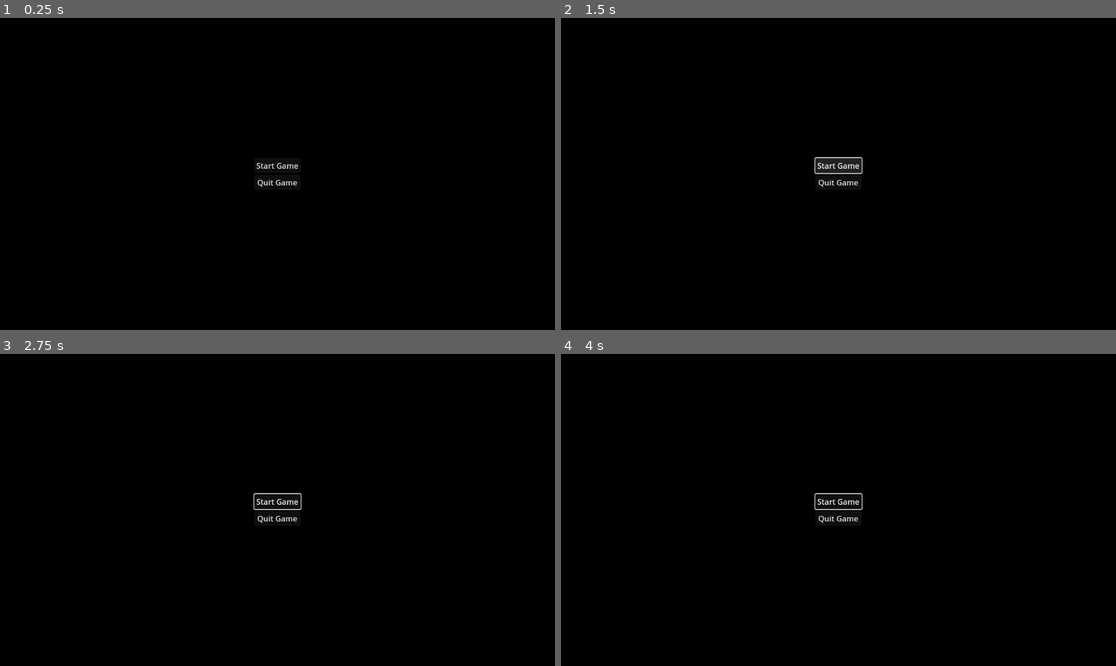
Above: before the commit, frames 1-4 (two rows, left to right).
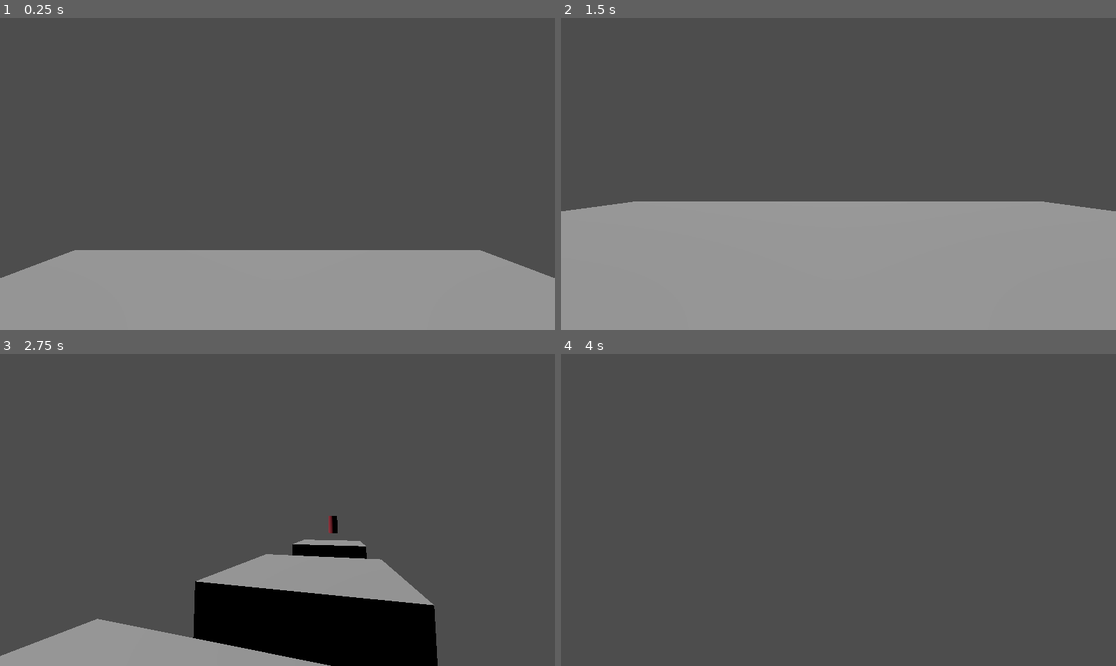
Above: after the commit, the same moments.

Repository: DudeNamedDarcy/UntitledGameJam107Game
Game: Godot game, scene res://scenes/level_two.tscn
Same seed, same stepped clock (60 frames per second), same inputs: the game is played once before the commit and once after it. The project has no main scene, so this scene is started directly.
Inputs (mouse positions are in pixels of both pictures, inside the frame that each line leads up to):
- Up to frame 1 (0.25 s): no input
- Up to frame 2 (1.5 s): click (838, 164) at 0.5 s, where only the run before the commit has a clickable "Start Game"; click (838, 164) at 1.25 s, where only the run before the commit has a clickable "Start Game"
- Up to frame 3 (2.75 s): tap Enter (ui_accept) at 2 s; move the mouse to (399, 494) at 2.02 s; hold D (move_right) from 2.03 s (still down); tap R (change_level, bound only before the commit) at 2.1 s; click (399, 494) at 2.17 s; tap Space (jump) at 2.27 s
- Up to frame 4 (4 s): move the mouse to (727, 525) at 2.77 s; release D (move_right) at 2.78 s; hold S (move_back) 2.78-3.53 s; tap R (change_level, bound only before the commit) at 2.85, 3.8 s; click (727, 525) at 2.92 s; tap Space (jump) at 3.02 s; move the mouse to (894, 441) at 3.52 s; hold D (move_right) from 3.53 s (still down); tap Shift (run) at 3.6 s; click (894, 441) at 3.67 s

The runs differ from the first frame. In frame 1, 100% of the frame differs, in the area x 0-100%, y 0-100%; in frame 2, 100%; in frame 3, 90%; in frame 4, 100%.

Commit message:
Fixed Other Levels, Basic Game Over Screen and Timer made!

Diff:
--- /dev/null
+++ b/ugj_107/game_over.gd
@@ -0,0 +1,8 @@
+extends Control
+
+func _ready():
+	Input.mouse_mode = Input.MOUSE_MODE_VISIBLE
+
+
+func _on_back_to_main_menu_pressed() -> void:
+	get_tree().change_scene_to_file("res://scenes/main_menu.tscn")
--- a/ugj_107/project.godot
+++ b/ugj_107/project.godot
@@ -50,8 +50,8 @@
 "events": [Object(InputEventKey,"resource_local_to_scene":false,"resource_name":"","device":-1,"window_id":0,"alt_press …(191 unchanged characters)…
 ]
 }
-change_level={
+pause={
 "deadzone": 0.2,
-"events": [Object(InputEventKey,"resource_local_to_scene":fa …(141 unchanged characters)… ":false,"keycode":0,"physical_keycode":82,"key_label":0,"unicode":114,"location":0,"echo":false,"script":null)
+"events": [Object(InputEventKey,"resource_local_to_scene":fa …(141 unchanged characters)… ":false,"keycode":0,"physical_keycode":80,"key_label":0,"unicode":112,"location":0,"echo":false,"script":null)
 ]
 }
--- /dev/null
+++ b/ugj_107/scenes/game_over.tscn
@@ -0,0 +1,39 @@
+[gd_scene load_steps=2 format=3 uid="uid://dgvs4k4pawd2s"]
+
+[ext_resource type="Script" uid="uid://xih6f4c51dh0" path="res://game_over.gd" id="1_xeevv"]
+
+[node name="GameOver" type="Control"]
+layout_mode = 3
+anchors_preset = 15
+anchor_right = 1.0
+anchor_bottom = 1.0
+grow_horizontal = 2
+grow_vertical = 2
+script = ExtResource("1_xeevv")
+
+[node name="ColorRect" type="ColorRect" parent="."]
+layout_mode = 1
+anchors_preset = 15
+anchor_right = 1.0
+anchor_bottom = 1.0
+grow_horizontal = 2
+grow_vertical = 2
+color = Color(0, 0, 0, 1)
+
+[node name="CenterContainer" type="CenterContainer" parent="."]
+layout_mode = 1
+anchors_preset = 15
+anchor_right = 1.0
+anchor_bottom = 1.0
+grow_horizontal = 2
+grow_vertical = 2
+
+[node name="VBoxContainer" type="VBoxContainer" parent="CenterContainer"]
+layout_mode = 2
+
+[node name="Back To Main Menu" type="Button" parent="CenterContainer/VBoxContainer"]
+layout_mode = 2
+text = "Back To Main Menu
+"
+
+[connection signal="pressed" from="CenterContainer/VBoxContainer/Back To Main Menu" to="." method="_on_back_to_main_menu_pressed"]
--- /dev/null
+++ b/ugj_107/scenes/level_three.tscn
@@ -0,0 +1,32 @@
+[gd_scene load_steps=5 format=3 uid="uid://dwigsvehvrwre"]
+
+[ext_resource type="PackedScene" uid="uid://kuaqxycv5yme" path="res://scenes/player.tscn" id="1_jyl00"]
+[ext_resource type="PackedScene" uid="uid://djfso08bcd8r3" path="res://scenes/end_goal.tscn" id="2_ol28e"]
+[ext_resource type="Script" uid="uid://xt8bws3aih0w" path="res://scripts/Global.gd" id="3_jyw0m"]
+[ext_resource type="PackedScene" uid="uid://rd3v285rngct" path="res://scenes/building.tscn" id="4_ol28e"]
+
+[node name="City Sprawl" type="Node3D"]
+
+[node name="Player" parent="." instance=ExtResource("1_jyl00")]
+transform = Transform3D(1, 0, 0, 0, 1, 0, 0, 0, 1, 0, 3, 0)
+
+[node name="WorldEnvironment" type="WorldEnvironment" parent="."]
+
+[node name="DirectionalLight3D" type="DirectionalLight3D" parent="WorldEnvironment"]
+transform = Transform3D(1, 0, 0, 0, -0.265001, 0.964248, 0, -0.964248, -0.265001, 0, 10.2787, 0)
+
+[node name="EndGoal" parent="." instance=ExtResource("2_ol28e")]
+transform = Transform3D(4, 0, 0, 0, 4, 0, 0, 0, 4, -35.172, -12.8929, 13.497)
+
+[node name="Global" type="Node" parent="."]
+script = ExtResource("3_jyw0m")
+
+[node name="Building" parent="." instance=ExtResource("4_ol28e")]
+
+[node name="Building2" parent="." instance=ExtResource("4_ol28e")]
+transform = Transform3D(1, 0, 0, 0, 1, 0, 0, 0, 1, 34.4932, 67.9056, -17.7369)
+
+[node name="Building3" parent="." instance=ExtResource("4_ol28e")]
+transform = Transform3D(1, 0, 0, 0, 0.890721, -0.45455, 0, 0.45455, 0.890721, -33.4864, -16.2142, 13.8371)
+
+[connection signal="next_level" from="Player" to="Global" method="_on_player_next_level"]
--- a/ugj_107/scenes/level_two.tscn
+++ b/ugj_107/scenes/level_two.tscn
@@ -1,42 +1,52 @@
-[gd_scene load_steps=5 format=3 uid="uid://cg67xynl7bqao"]
+[gd_scene load_steps=8 format=3 uid="uid://cg67xynl7bqao"]
 
 [ext_resource type="PackedScene" uid="uid://kuaqxycv5yme" path="res://scenes/player.tscn" id="1_dmexl"]
 [ext_resource type="PackedScene" uid="uid://djfso08bcd8r3" path="res://scenes/end_goal.tscn" id="2_8cim8"]
 [ext_resource type="Script" uid="uid://xt8bws3aih0w" path="res://scripts/Global.gd" id="3_8lyp7"]
+[ext_resource type="PackedScene" uid="uid://rd3v285rngct" path="res://scenes/building.tscn" id="4_kkfyh"]
 
-[sub_resource type="BoxShape3D" id="BoxShape3D_6gen5"]
+[sub_resource type="Animation" id="Animation_kkfyh"]
+resource_name = "move_around"
+length = 2.0
+loop_mode = 2
+tracks/0/type = "value"
+tracks/0/imported = false
+tracks/0/enabled = true
+tracks/0/path = NodePath(".:position")
+tracks/0/interp = 1
+tracks/0/loop_wrap = true
+tracks/0/keys = {
+"times": PackedFloat32Array(0, 1, 2),
+"transitions": PackedFloat32Array(1, 1, 1),
+"update": 0,
+"values": [Vector3(60, 0, 0), Vector3(60, 0, 0), Vector3(100, 0, 0)]
+}
+
+[sub_resource type="Animation" id="Animation_4yacq"]
+length = 0.001
+tracks/0/type = "value"
+tracks/0/imported = false
+tracks/0/enabled = true
+tracks/0/path = NodePath(".:position")
+tracks/0/interp = 1
+tracks/0/loop_wrap = true
+tracks/0/keys = {
+"times": PackedFloat32Array(0),
+"transitions": PackedFloat32Array(1),
+"update": 0,
+"values": [Vector3(82.8871, 0, 0)]
+}
+
+[sub_resource type="AnimationLibrary" id="AnimationLibrary_mmtqo"]
+_data = {
+&"RESET": SubResource("Animation_4yacq"),
+&"move_around": SubResource("Animation_kkfyh")
+}
 
 [node name="City Sprawl" type="Node3D"]
 
 [node name="Player" parent="." instance=ExtResource("1_dmexl")]
 transform = Transform3D(1, 0, 0, 0, 1, 0, 0, 0, 1, 0, 3, 0)
-
-[node name="RigidBody3D" type="RigidBody3D" parent="."]
-transform = Transform3D(1, 0, 0, 0, 1, 0, 0, 0, 1, 0, -150, 0)
-
-[node name="CollisionShape3D" type="CollisionShape3D" parent="RigidBody3D"]
-transform = Transform3D(20, 0, 0, 0, 300, 0, 0, 0, 20, 0, 0, 0)
-shape = SubResource("BoxShape3D_6gen5")
-
-[node name="CSGBox3D" type="CSGBox3D" parent="RigidBody3D/CollisionShape3D"]
-
-[node name="RigidBody3D2" type="RigidBody3D" parent="."]
-transform = Transform3D(1, 0, 0, 0, 1, 0, 0, 0, 1, 35, -18.0258, 0)
-
-[node name="CollisionShape3D" type="CollisionShape3D" parent="RigidBody3D2"]
-transform = Transform3D(20, 0, 0, 0, 300, 0, 0, 0, 20, 0, 0, 0)
-shape = SubResource("BoxShape3D_6gen5")
-
-[node name="CSGBox3D" type="CSGBox3D" parent="RigidBody3D2/CollisionShape3D"]
-
-[node name="RigidBody3D3" type="RigidBody3D" parent="."]
-transform = Transform3D(1, 0, 0, 0, 0.907777, -0.419452, 0, 0.419452, 0.907777, -35, -150, -50)
-
-[node name="CollisionShape3D" type="CollisionShape3D" parent="RigidBody3D3"]
-transform = Transform3D(20, 0, 0, 0, 300, 0, 0, 0, 20, 0, 0, 0)
-shape = SubResource("BoxShape3D_6gen5")
-
-[node name="CSGBox3D" type="CSGBox3D" parent="RigidBody3D3/CollisionShape3D"]
 
 [node name="WorldEnvironment" type="WorldEnvironment" parent="."]
 
@@ -44,9 +54,23 @@
 transform = Transform3D(1, 0, 0, 0, -0.265001, 0.964248, 0, -0.964248, -0.265001, 0, 10.2787, 0)
 
 [node name="EndGoal" parent="." instance=ExtResource("2_8cim8")]
-transform = Transform3D(4, 0, 0, 0, 4, 0, 0, 0, 4, 36.25, 4.007, 0)
+transform = Transform3D(4, 0, 0, 0, 4, 0, 0, 0, 4, 100, 6, 0)
 
 [node name="Global" type="Node" parent="."]
 script = ExtResource("3_8lyp7")
 
+[node name="Building" parent="." instance=ExtResource("4_kkfyh")]
+
+[node name="Building2" parent="." instance=ExtResource("4_kkfyh")]
+transform = Transform3D(1, 0, 0, 0, 1, 0, 0, 0, 1, 28.4602, 0, 0)
+
+[node name="Building4" parent="." instance=ExtResource("4_kkfyh")]
+transform = Transform3D(1, 0, 0, 0, 1, 0, 0, 0, 1, 82.8871, 0, 0)
+
+[node name="AnimationPlayer" type="AnimationPlayer" parent="Building4"]
+libraries = {
+&"": SubResource("AnimationLibrary_mmtqo")
+}
+autoplay = "move_around"
+
 [connection signal="next_level" from="Player" to="Global" method="_on_player_next_level"]
--- /dev/null
+++ b/ugj_107/scenes/main_menu.gd
@@ -0,0 +1,17 @@
+extends Control
+
+@onready var timer_test_label: RichTextLabel = $CenterContainer/VBoxContainer/TimerTestLabel
+@onready var timer: Timer = $Timer
+
+func _ready() -> void:
+	Input.mouse_mode = Input.MOUSE_MODE_VISIBLE
+	if Input.mouse_mode != Input.MOUSE_MODE_VISIBLE:
+		Input.mouse_mode = Input.MOUSE_MODE_VISIBLE
+
+func _physics_process(delta: float) -> void:
+	var time_left_in_seconds = snapped(timer.time_left, 0.1) #"snapped() essentially limits a float's decimal value! Tidies up reading from the timer
+	#snapped odcumentation link: https://docs.godotengine.org/en/latest/classes/class_%40globalscope.html#class-globalscope-method-snapped
+	timer_test_label.text = "[center]" + str(time_left_in_seconds) + "[/center]"
+
+func _on_quit_game_button_pressed() -> void:
+	get_tree().quit()
--- a/ugj_107/scenes/main_menu.tscn
+++ b/ugj_107/scenes/main_menu.tscn
@@ -1,4 +1,6 @@
-[gd_scene format=3 uid="uid://4j8djvmu7n6b"]
+[gd_scene load_steps=2 format=3 uid="uid://4j8djvmu7n6b"]
+
+[ext_resource type="Script" uid="uid://bckah0161dsr7" path="res://scenes/main_menu.gd" id="1_l6cm7"]
 
 [node name="MainMenu" type="Control"]
 layout_mode = 3
@@ -7,6 +9,7 @@
 anchor_bottom = 1.0
 grow_horizontal = 2
 grow_vertical = 2
+script = ExtResource("1_l6cm7")
 
 [node name="ColorRect" type="ColorRect" parent="."]
 layout_mode = 1
@@ -35,3 +38,15 @@
 [node name="QuitGameButton" type="Button" parent="CenterContainer/VBoxContainer"]
 layout_mode = 2
 text = "Quit Game"
+
+[node name="TimerTestLabel" type="RichTextLabel" parent="CenterContainer/VBoxContainer"]
+layout_mode = 2
+bbcode_enabled = true
+text = "[center] [hehe] [/center]"
+fit_content = true
+
+[node name="Timer" type="Timer" parent="."]
+wait_time = 60.0
+autostart = true
+
+[connection signal="pressed" from="CenterContainer/VBoxContainer/QuitGameButton" to="." method="_on_quit_game_button_pressed"]
--- a/ugj_107/scenes/player.tscn
+++ b/ugj_107/scenes/player.tscn
@@ -19,3 +19,5 @@
 
 [node name="Camera3D" type="Camera3D" parent="Neck"]
 unique_name_in_owner = true
+
+[node name="CanvasLayer" type="CanvasLayer" parent="."]
--- a/ugj_107/scripts/player.gd
+++ b/ugj_107/scripts/player.gd
@@ -99,7 +99,7 @@
 		print("jump!")
 		print(number_of_jumps)
 
-	if Input.is_action_just_pressed("change_level"):
-		emit_signal("next_level")
+	if position.y < -45: #die if we
+		get_tree().change_scene_to_file("res://scenes/main_menu.tscn")
 
 	move_and_slide() #ALWAYS ADD THIS AT THE END OF PHYSICS PROCESS FOR SOMETHING THAT MOVES!!!
Not shown, added: ugj_107/game_over.gd.uid
Not shown, added: ugj_107/scenes/main_menu.gd.uid
